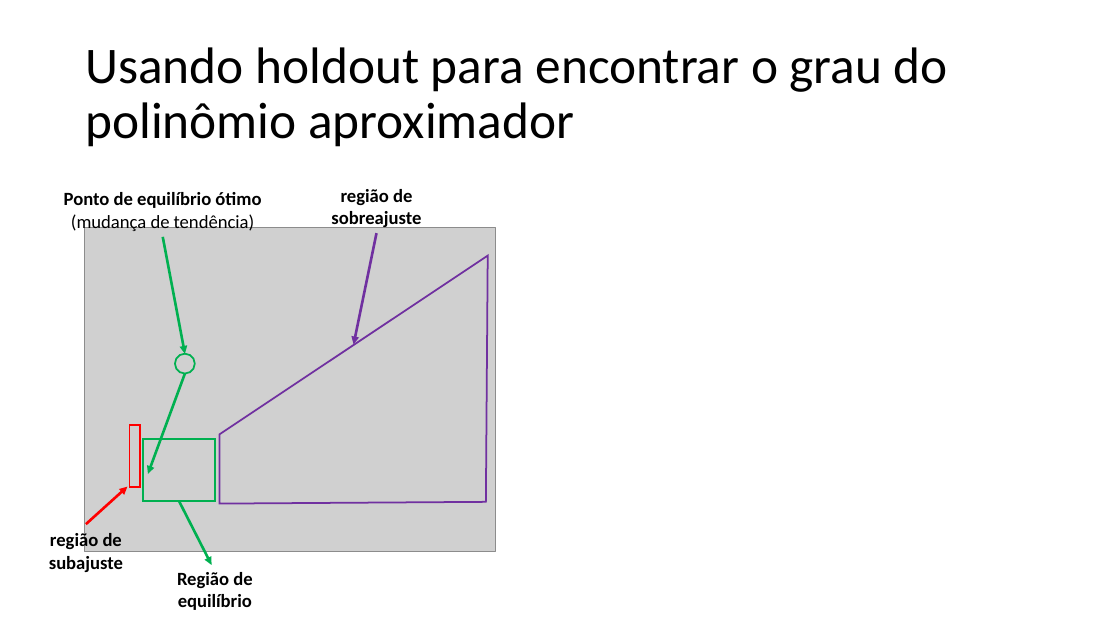
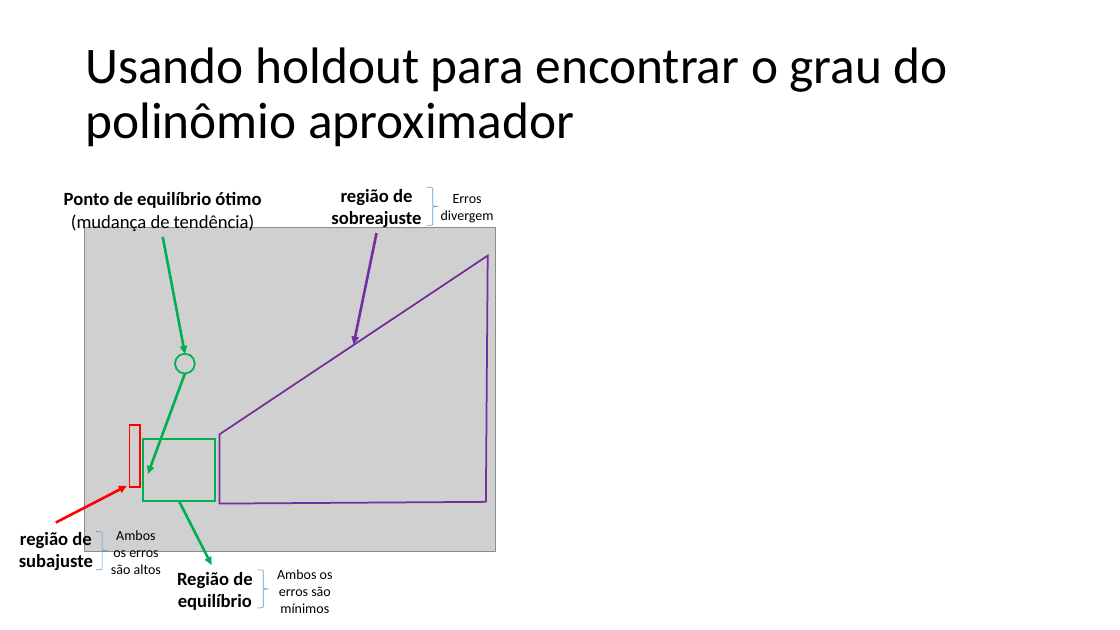
Before and after one commit to zz4fap/t319_aprendizado_de_maquina, a slide deck: slide 12 of slides/T319_Regressão_Linear (Parte V).pptx. Drawn at 1120x630 pixels with LibreOffice and Linux fonts; fonts in the diff are those of the drawing; grey boxes stand for pictures. Boxes give left, top, right and bottom in pixels: in the first picture for what was removed or moved away, otherwise in the second. Text is boxed around its words. In the diff, an @@ line names an element or a change of style, - is before the commit and + after.

```diff
--- a/slides/T319_Regressão_Linear (Parte V).pptx
+++ b/slides/T319_Regressão_Linear (Parte V).pptx
@@ right brace added at [427,187,439,226], outline #5B9BD5 0.5 pt @@
@@ text added at [441,194,494,223], 12 pt, text #000000 @@
+Erros divergem
@@ arrow moved from (86, 524) - (128, 486) to (56, 523) - (127, 486) @@
@@ text "região de subajuste": place and size @@
-text "região de subajuste" at [49,531,123,572]
+text "região de subajuste" at [19,530,93,570]
@@ right brace added at [96,532,108,571], outline #5B9BD5 0.5 pt @@
@@ text added at [111,530,161,574], 12 pt, text #000000 @@
+Ambos os erros são altos
@@ text added at [277,569,333,613], 12 pt, text #000000 @@
+Ambos os erros são mínimos
@@ right brace added at [257,570,269,608], outline #5B9BD5 0.5 pt @@
```
Also in this commit, not shown: 10 other slides changed, 1 other file.
